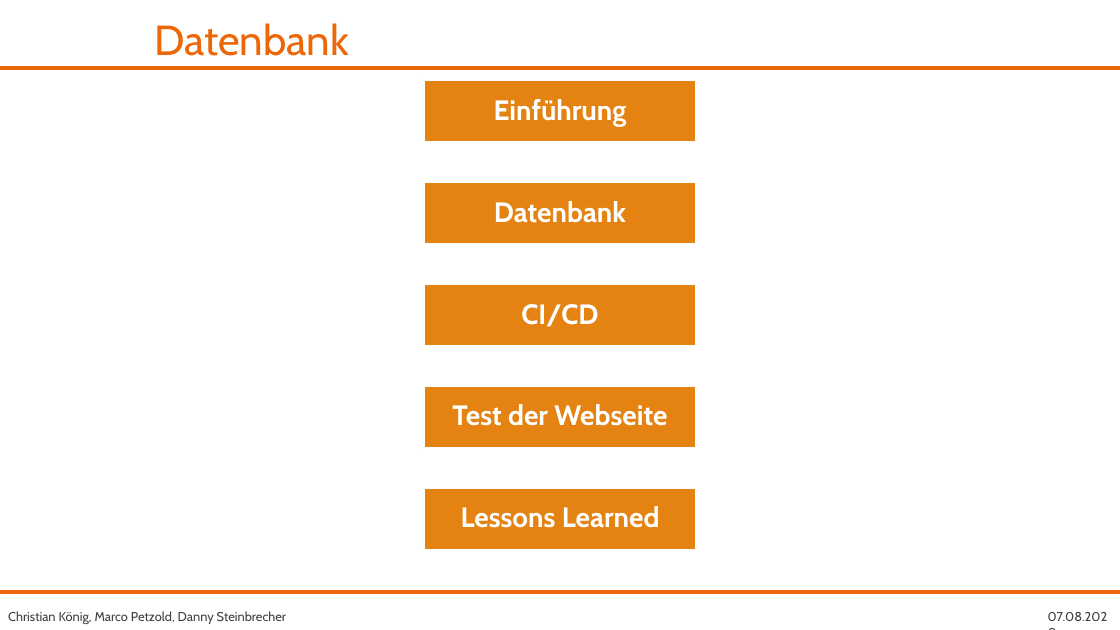
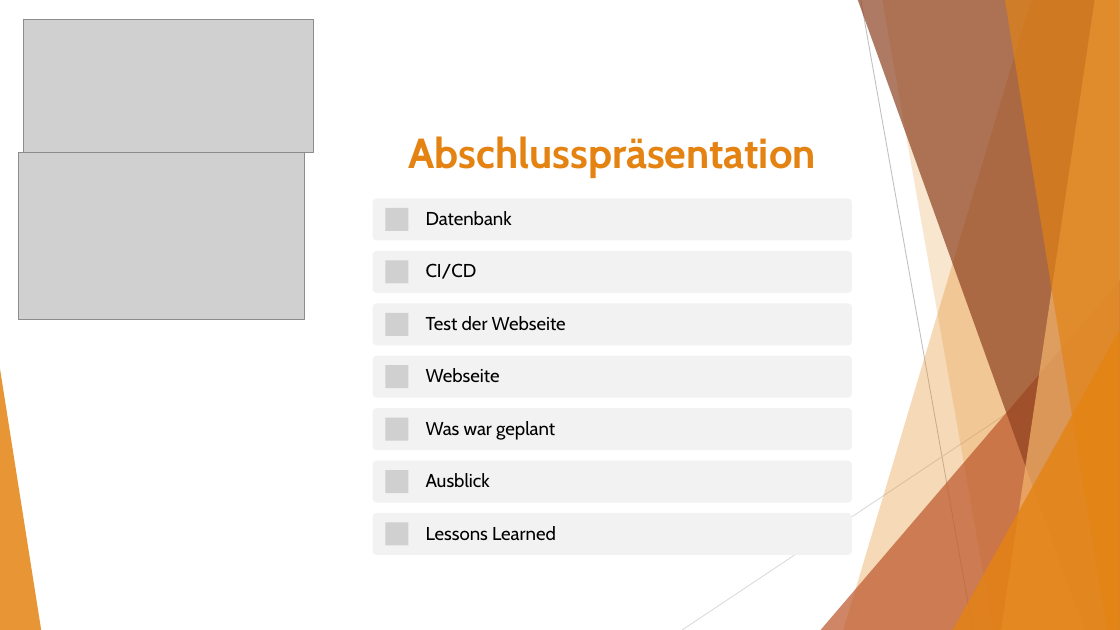
Before and after one commit to fh-erfurt/RentATool, a slide deck: slide 1 of share/presentations/Java 2/RentATool_17.07.2020_Danny.pptx (slide 2 before the commit). Drawn at 1120x630 pixels with LibreOffice and Linux fonts; fonts in the diff are those of the drawing; grey boxes stand for pictures; background and template pictures are left out. Boxes give left, top, right and bottom in pixels: in the first picture for what was removed or moved away, otherwise in the second. Text is boxed around its words. In the diff, an @@ line names an element or a change of style, - is before the commit and + after.

```diff
--- a/share/presentations/Java 2/RentATool_17.07.2020_Danny.pptx
+++ b/share/presentations/Java 2/RentATool_17.07.2020_Danny.pptx
@@ rectangle removed at (0,0,1120,69) @@
@@ picture added at (24,19,313,153) @@
@@ text removed at (155,23,350,56) @@
-Datenbank
@@ text added at (409,136,816,178), 36 pt, text #E48312, bold @@
+Abschlusspräsentation
@@ picture added at (18,153,305,319) @@
@@ text "Datenbank": place and size @@
-text "Datenbank" at (494,201,626,223)
+text "Datenbank" at (426,211,512,226)
@@ text "CI/CD": place and size @@
-text "CI/CD" at (521,304,598,327)
+text "CI/CD" at (426,263,477,279)
@@ size 24 to 16 pt, text colour #FFFFFF to #000000, bold off; alignment centre to left; less space between paragraphs in 4 elements at (426,211,512,226), (426,526,556,540), (426,263,477,279), (426,316,566,331) @@
@@ text "Test der Webseite": place and size @@
-text "Test der Webseite" at (452,404,667,426)
+text "Test der Webseite" at (426,316,566,331)
@@ group added at (0,0,1120,630): 5 freeform shapes, 3 triangles, 2 lines @@
@@ group removed at (424,80,697,550): 5 rectangles, 1 text @@
-Einführung
@@ group added at (373,198,853,555): 7 rounded rectangles, 7 pictures, 3 texts @@
+Webseite
+Was war geplant
+Ausblick
@@ text "Lessons Learned": place and size @@
-text "Lessons Learned" at (461,506,660,528)
+text "Lessons Learned" at (426,526,556,540)
@@ rectangle removed at (0,592,1120,630) @@
@@ text removed at (8,611,286,624) @@
-Christian König, Marco Petzold, Danny Steinbrecher
@@ text removed at (1048,612,1108,621) @@
-07.08.2020
```
Also in this commit, not shown: 1 slide removed.
